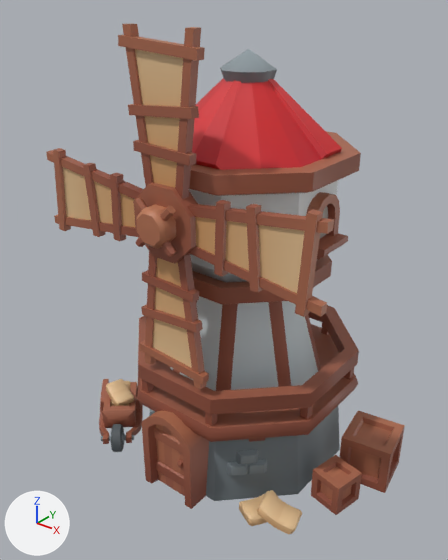
An edit to the glTF model packages/assets/models/medieval/windmill.glb, drawn before and after from the same camera.
Both versions are drawn from a 50 mm camera at (1.128, -1.522, 1.559) aimed at (-0.021, -0.087, 0.669). The lights are fixed; the arrows at lower left show +X, +Y and +Z. The first picture is the older version. Where no turn or scale is listed for an object, it has been applied to the vertices.

In view in the first picture: 'building_windmill_red', 'building_windmill_top_fan_red', 'building_windmill_top_red'.
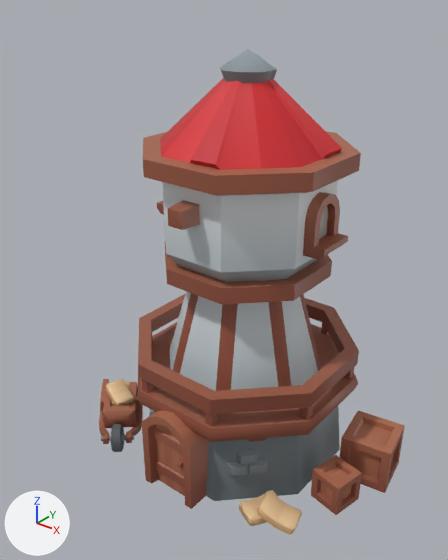
What the commit changed:
Object 'building_windmill_top_fan_red' (ob_building_windmill_top_fan_red) is deleted.

Pixel boxes (x1, y1, x2, y2) of what changed, in the pictures (448 x 560 px):
'building_windmill_top_fan_red', deleted (brown)
    before: (46, 23, 334, 389)
